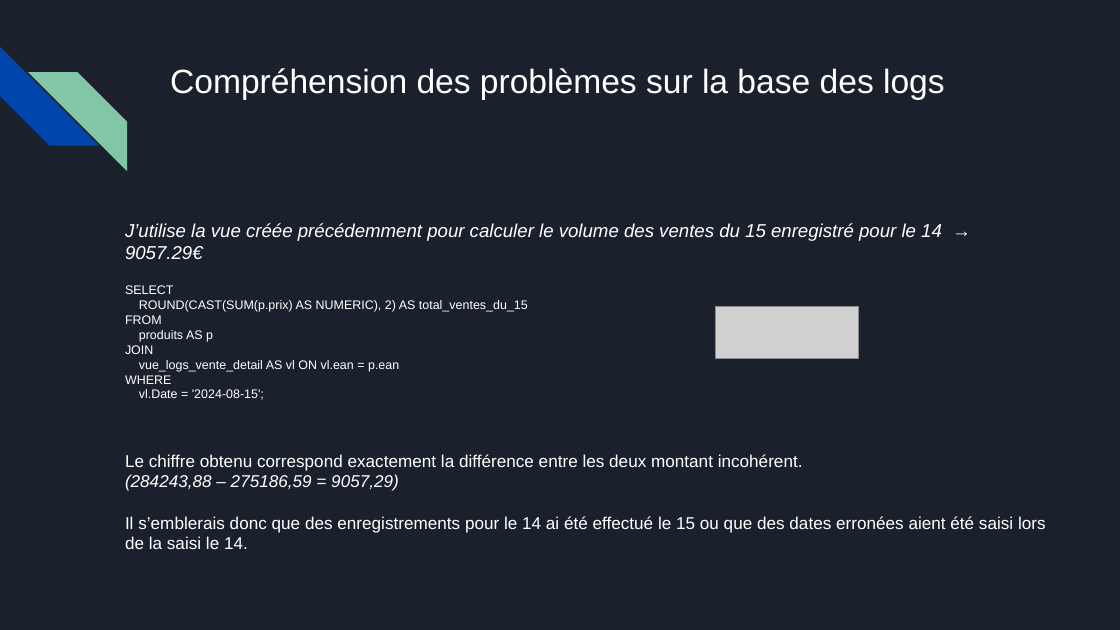
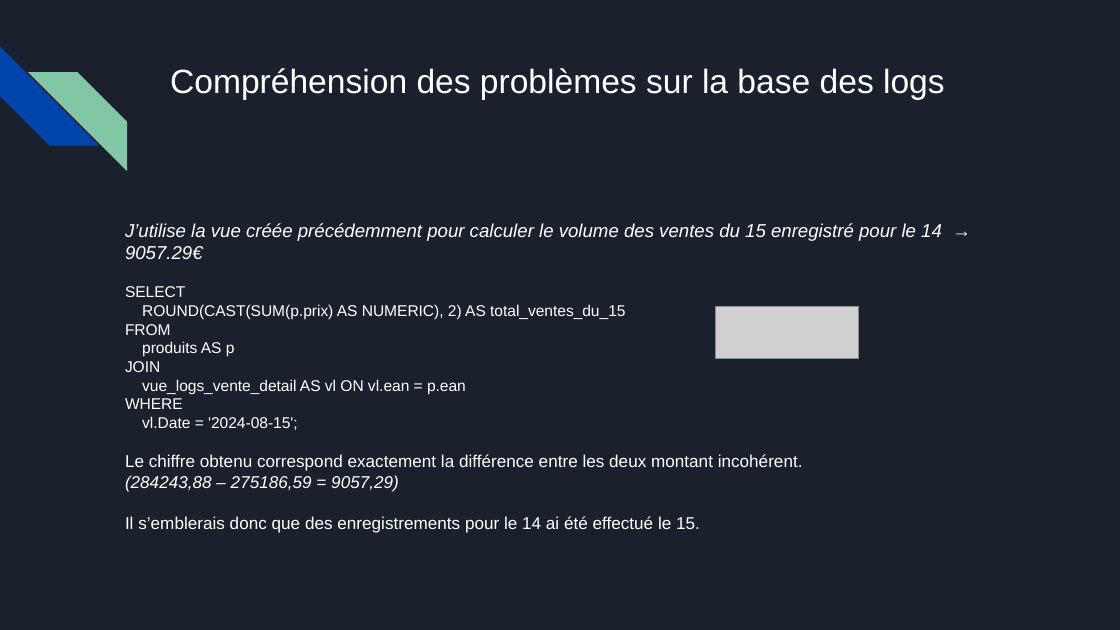
Before and after one commit to merais/formation, a slide deck: slide 14 of P4_Auditez_un_environnement_de_donnees_bailleul_aymeric/P4_Auditez_un_environnement_de_donnees_bailleul_aymeric/ABAI_P4_01_presentation_POC.pptx. Drawn at 1120x630 pixels with LibreOffice and Linux fonts; fonts in the diff are those of the drawing; grey boxes stand for pictures. Boxes give left, top, right and bottom in pixels: in the first picture for what was removed or moved away, otherwise in the second. Text is boxed around its words. In the diff, an @@ line names an element or a change of style, - is before the commit and + after.

```diff
--- a/P4_Auditez_un_environnement_de_donnees_bailleul_aymeric/P4_Auditez_un_environnement_de_donnees_bailleul_aymeric/ABAI_P4_01_presentation_POC.pptx
+++ b/P4_Auditez_un_environnement_de_donnees_bailleul_aymeric/P4_Auditez_un_environnement_de_donnees_bailleul_aymeric/ABAI_P4_01_presentation_POC.pptx
@@ text at <box>125,286,625,428</box>: size 8 to 10 pt in "SELECT", "ROUND(CAST(SUM(p.prix) AS NUMERIC), 2) AS total_ventes_du_15", "FROM", "produits AS p" and 4 more places @@
@@ text at <box>125,516,700,533</box>: text changed @@
-Il s’emblerais donc que des enregistrements pour le 14 ai été effectué le 15 ou que des dates erronées aient été saisi lors de la saisi le 14.
+Il s’emblerais donc que des enregistrements pour le 14 ai été effectué le 15.
```
Also in this commit, not shown: 3 other slides changed.
